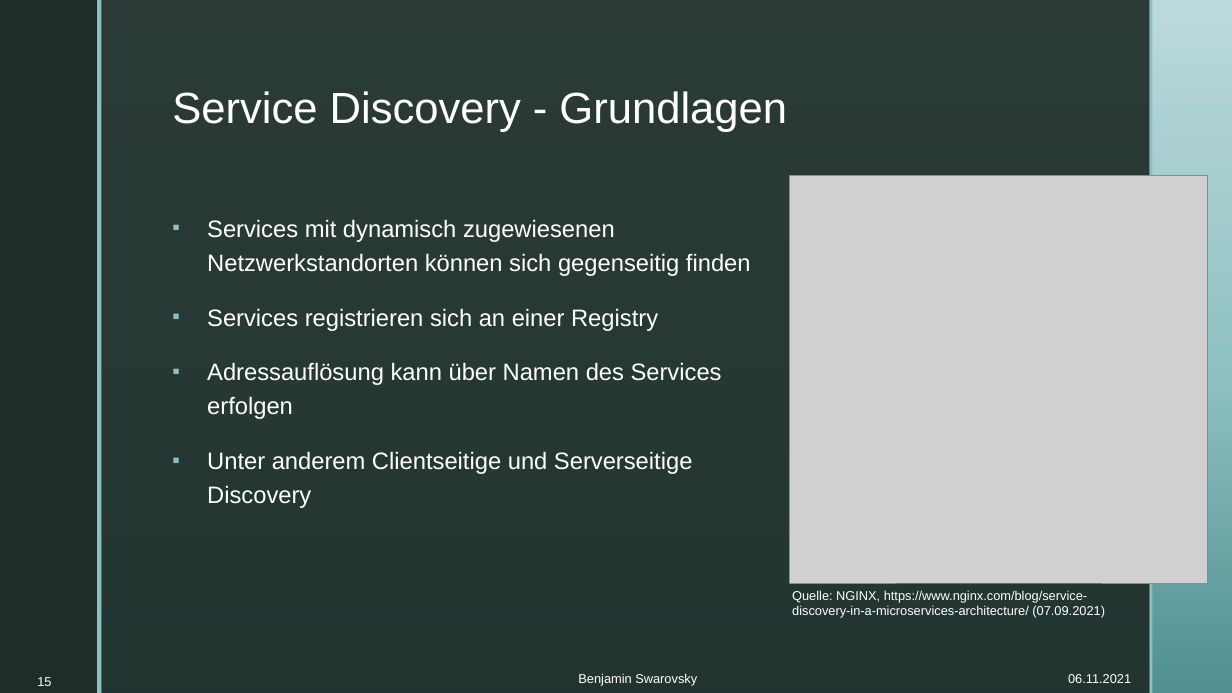
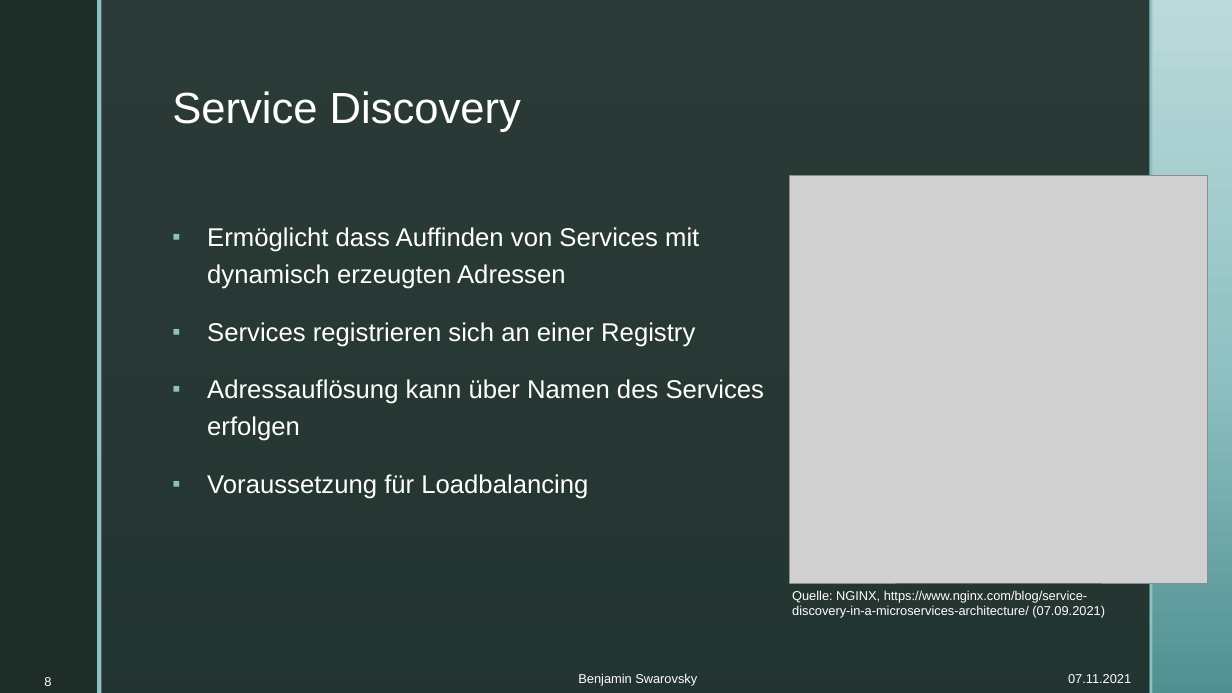
Before and after one commit to BenjaminS01/Abschluss, a slide deck: slide 8 of Vortrag.pptx (slide 15 before the commit). Drawn at 1232x693 pixels with LibreOffice and Linux fonts; fonts in the diff are those of the drawing; grey boxes stand for pictures; background and template pictures are left out. Boxes give left, top, right and bottom in pixels: in the first picture for what was removed or moved away, otherwise in the second. Text is boxed around its words. In the diff, an @@ line names an element or a change of style, - is before the commit and + after.

```diff
--- a/Vortrag.pptx
+++ b/Vortrag.pptx
@@ title at <box>172,91,521,132</box>: text changed @@
-Service Discovery - Grundlagen
+Service Discovery
@@ text at <box>207,227,699,289</box>: text changed; size 18.5 to 20 pt @@
-▪ Services mit dynamisch zugewiesenen Netzwerkstandorten können sich gegenseitig finden
+▪ Ermöglicht dass Auffinden von Services mit dynamisch erzeugten Adressen
@@ text at <box>207,322,765,441</box>: size 18.5 to 20 pt in "Services registrieren sich an einer Registry", "Adressauflösung kann über Namen des Services erfolgen" @@
@@ text at <box>207,474,588,499</box>: text changed; size 18.5 to 20 pt @@
-▪ Unter anderem Clientseitige und Serverseitige Discovery
+▪ Voraussetzung für Loadbalancing
@@ page number at <box>44,677,51,686</box>: text changed @@
-15
+8
@@ text at <box>1068,674,1131,683</box>: text changed @@
-06.11.2021
+07.11.2021
```
Also in this commit, not shown: 26 other slides changed, 1 slide added, 1 other file.
